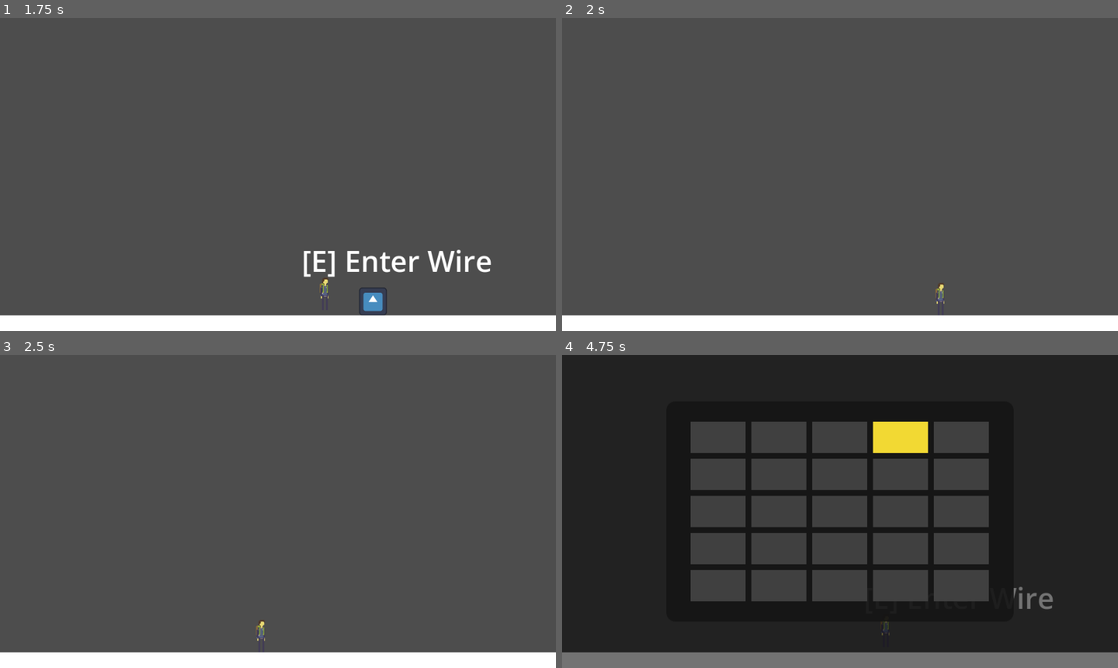
Above: before the commit, frames 1-4 (two rows, left to right).
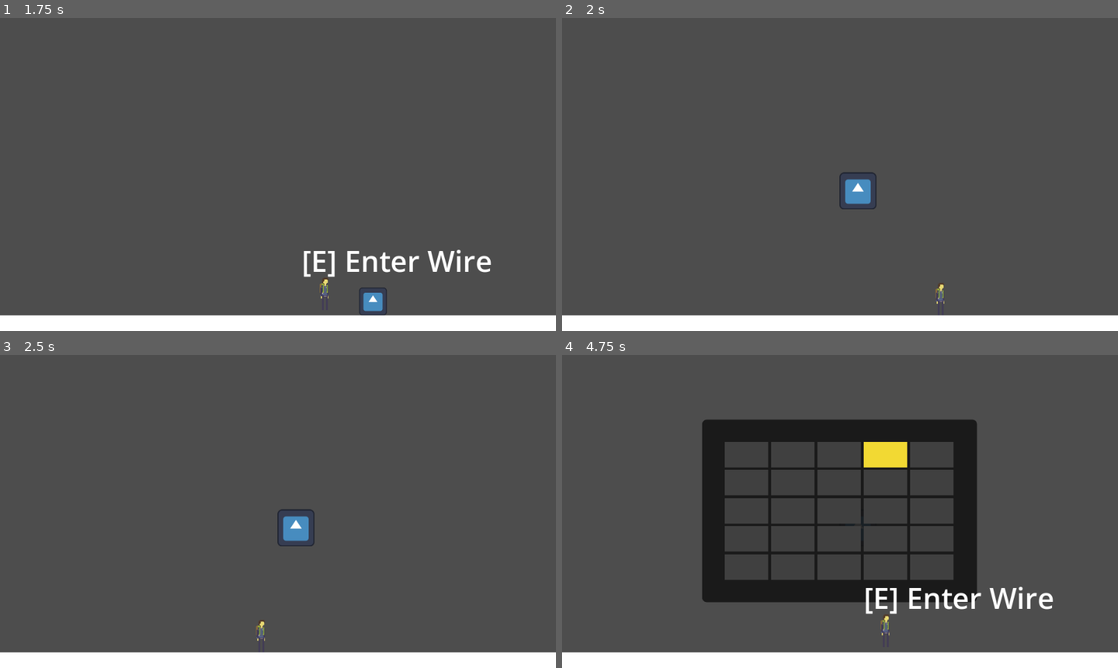
Above: after the commit, the same moments.

Repository: The-Spark-Industries/spark-energy
Game: Godot game, scene res://Master Scenes/level1.tscn
Same seed, same stepped clock (60 frames per second), same inputs: the game is played once before the commit and once after it. The engine's default icon, where the game draws it, is replaced by a stand-in: a white triangle on a blue panel in a dark square.
Inputs:
- Up to frame 1 (1.75 s): tap Enter at 0.5 s; hold Right (ui_right) from 0.53 s (still down); tap E (interact) at 0.6, 1.35 s; tap Space (jump) at 0.77, 1.52 s
- Up to frame 2 (2 s): keep holding Right (ui_right)
- Up to frame 3 (2.5 s): release Right (ui_right) at 2.03 s; hold Left (ui_left) from 2.03 s (still down); tap E (interact) at 2.1 s
- Up to frame 4 (4.75 s): release Left (ui_left) at 2.78 s; hold Right (ui_right) 2.78-4.28 s; tap E (interact) at 2.85, 3.6, 4.35 s; tap Space (jump) at 3.02, 3.77, 4.52 s; tap M (map_toggle) at 4.15 s; hold Left (ui_left) from 4.28 s (still down)

Frame 1 is identical in both runs. In frame 2, 0.5% of the frame differs, in the area x 49-57%, y 49-62%; in frame 3, 0.5%; in frame 4, 84%, in the area x 0-100%, y 0-100%.

Commit message:
Fixed map z-level issues
Map z-level does not go over pause menu now

Diff:
--- a/Master Scenes/gameInterface.tscn
+++ b/Master Scenes/gameInterface.tscn
@@ -34,5 +34,5 @@
 layout_mode = 2
 icon = ExtResource("1_j3ay2")
 
-[node name="MapPopup" parent="." instance=ExtResource("3_map_popup")]
+[node name="MapPopup" parent="." unique_id=1246319699 instance=ExtResource("3_map_popup")]
 unique_name_in_owner = true
--- a/Master Scenes/level1.tscn
+++ b/Master Scenes/level1.tscn
@@ -93,10 +93,10 @@
 scale = Vector2(1.2, 1.2)
 
 [node name="gameInterface" parent="RoomCamera" unique_id=2083672228 instance=ExtResource("3_303fj")]
-offset_left = -555.0
-offset_top = -307.0
-offset_right = -555.0
-offset_bottom = -307.0
+offset_left = -1.0
+offset_top = -1.0
+offset_right = -1.0
+offset_bottom = -1.0
 scale = Vector2(0.5, 0.5)
 
 [node name="CharacterBody2D" type="CharacterBody2D" parent="." unique_id=1023514506]
--- a/Master Scenes/mapPopup.tscn
+++ b/Master Scenes/mapPopup.tscn
@@ -2,12 +2,14 @@
 
 [ext_resource type="Script" uid="uid://cgnsyii0rpty2" path="res://Scripts/map_popup.gd" id="1_map_popup"]
 
-[node name="MapPopup" type="CanvasLayer" unique_id=1249499103]
+[node name="MapPopup" type="Control" unique_id=1249499103]
+layout_mode = 3
+anchors_preset = 0
 script = ExtResource("1_map_popup")
 
 [node name="MapBackdrop" type="ColorRect" parent="." unique_id=1841744125]
 unique_name_in_owner = true
-anchors_preset = 15
+layout_mode = 0
 anchor_right = 1.0
 anchor_bottom = 1.0
 grow_horizontal = 2
@@ -22,15 +24,15 @@
 anchor_top = 0.5
 anchor_right = 0.5
 anchor_bottom = 0.5
-offset_left = -300.0
-offset_top = -190.0
-offset_right = 300.0
-offset_bottom = 190.0
+offset_left = -474.0
+offset_top = -315.0
+offset_right = 475.0
+offset_bottom = 315.0
 grow_horizontal = 2
 grow_vertical = 2
 mouse_filter = 2
 
-[node name="MapCenter" type="CenterContainer" parent="MapBackdrop/MapPanel"]
+[node name="MapCenter" type="CenterContainer" parent="MapBackdrop/MapPanel" unique_id=1341001724]
 layout_mode = 1
 anchors_preset = 15
 anchor_right = 1.0
--- a/Master Scenes/pauseMenu.tscn
+++ b/Master Scenes/pauseMenu.tscn
@@ -20,7 +20,7 @@
 anchor_top = -0.12900001
 anchor_right = 0.5
 offset_left = -568.5
-offset_top = -538.408
+offset_top = -439.34
 offset_right = 568.5
 offset_bottom = -143.0
 grow_horizontal = 2
@@ -29,7 +29,7 @@
 layout_mode = 2
 size_flags_horizontal = 4
 size_flags_vertical = 1
-theme_override_font_sizes/font_size = 68
+theme_override_font_sizes/font_size = 54
 text = "PAUSED"
 
 [node name="VBoxContainer2" type="VBoxContainer" parent="." unique_id=226805135]
@@ -40,7 +40,7 @@
 anchor_right = 0.5
 anchor_bottom = 1.0
 offset_left = -130.0
-offset_top = -386.0
+offset_top = -328.0
 offset_right = 130.0
 grow_horizontal = 2
 grow_vertical = 0
@@ -64,6 +64,7 @@
 text = "Quit"
 
 [node name="optionsMenu" type="Control" parent="." unique_id=2128573208]
+visible = false
 anchors_preset = 0
 offset_right = 1148.0
 offset_bottom = 647.0
--- a/Scripts/game_interface.gd
+++ b/Scripts/game_interface.gd
@@ -4,7 +4,7 @@
 var _ordered_room_nodes: Array[Node2D] = []
 
 @onready var _inventory_icon: Sprite2D = %Icon
-@onready var _map_popup: CanvasLayer = get_node_or_null("MapPopup") as CanvasLayer
+@onready var _map_popup: Control = get_node_or_null("MapPopup") as Control
 
 func _ready() -> void:
 	_inventory_icon.visible = Global.inventory.size() > 0
--- a/Scripts/map_popup.gd
+++ b/Scripts/map_popup.gd
@@ -1,4 +1,4 @@
-extends CanvasLayer
+extends Control
 
 const MAP_ROWS := 5
 const MAP_COLS := 5
@@ -8,6 +8,7 @@
 const MAP_PANEL_COLOR := Color(0.08, 0.08, 0.08, 0.9)
 const MAP_ROOM_COLOR := Color(0.25, 0.25, 0.25, 1.0)
 const MAP_ACTIVE_ROOM_COLOR := Color(0.95, 0.85, 0.2, 1.0)
+const MAP_CELL_SIZE := Vector2(150.0, 87.5)
 
 @onready var _map_backdrop: ColorRect = get_node_or_null("MapBackdrop") as ColorRect
 @onready var _map_panel: Panel = get_node_or_null("MapBackdrop/MapPanel") as Panel
@@ -77,7 +78,7 @@
 
 	for _i in range(TOTAL_ROOMS):
 		var cell := ColorRect.new()
-		cell.custom_minimum_size = Vector2(95.0, 54.0)
+		cell.custom_minimum_size = MAP_CELL_SIZE
 		cell.color = MAP_ROOM_COLOR
 		cell.mouse_filter = Control.MOUSE_FILTER_IGNORE
 		_map_grid.add_child(cell)
--- a/Scripts/pause_menu.gd
+++ b/Scripts/pause_menu.gd
@@ -5,12 +5,14 @@
 # Called when the node enters the scene tree for the first time.
 func _ready() -> void:
 	visible = false
+	_bring_to_front()
 
 
 # Called every frame. 'delta' is the elapsed time since the previous frame.
 func _input(event: InputEvent) -> void:
 	if Input.is_action_just_pressed("pause"):
 		if (get_tree().paused==false ):
+			_bring_to_front()
 			get_tree().paused= true
 			oM.visible =false
 			visible=true
@@ -18,6 +20,12 @@
 			get_tree().paused= false
 			visible=false
 			oM.visible =false
+
+
+func _bring_to_front() -> void:
+	var parent_node := get_parent()
+	if parent_node:
+		parent_node.move_child(self, parent_node.get_child_count() - 1)
 
 
 func _on_resume_pressed() -> void:
--- a/project.godot
+++ b/project.godot
@@ -19,6 +19,9 @@
 config/features=PackedStringArray("4.6", "GL Compatibility")
 config/icon="res://icon.svg"
 
+[autoload]
+
+Global="*uid://cv3h3ltimhyfa"
 
 [display]
 
@@ -27,10 +30,6 @@
 window/size/mode=3
 window/stretch/mode="viewport"
 window/stretch/aspect="keep"
-
-[autoload]
-
-Global="*uid://cv3h3ltimhyfa"
 
 [global_group]
 
Not shown: 1 places in Master Scenes/gameInterface.tscn that only renumber resources
